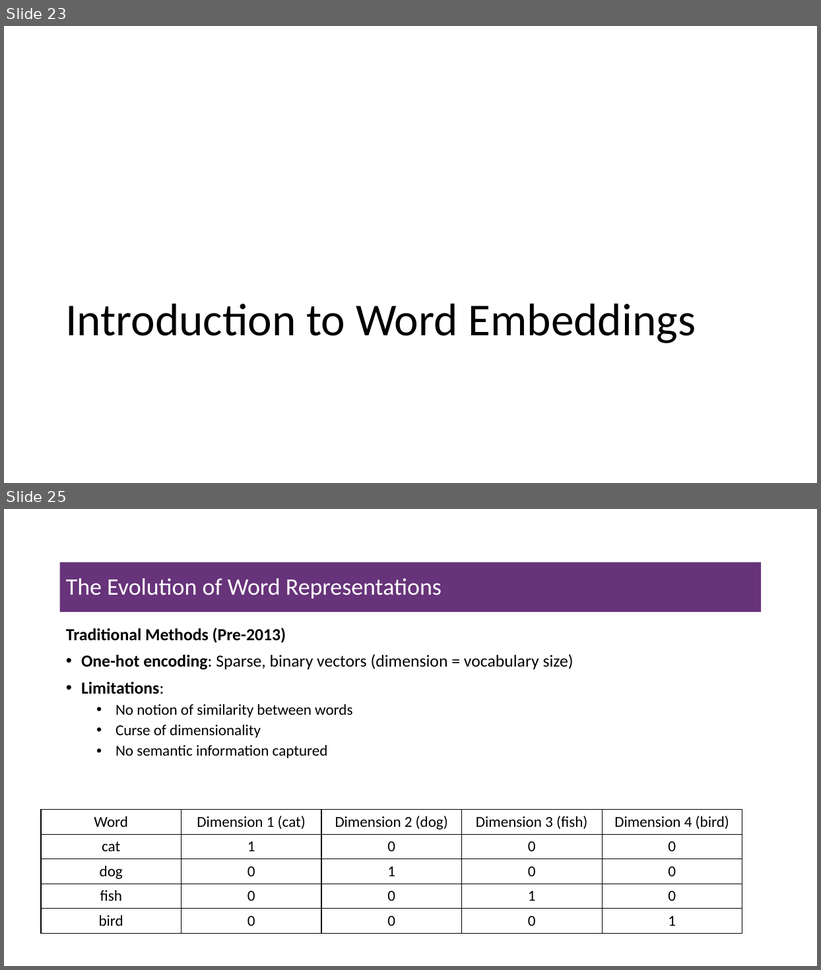
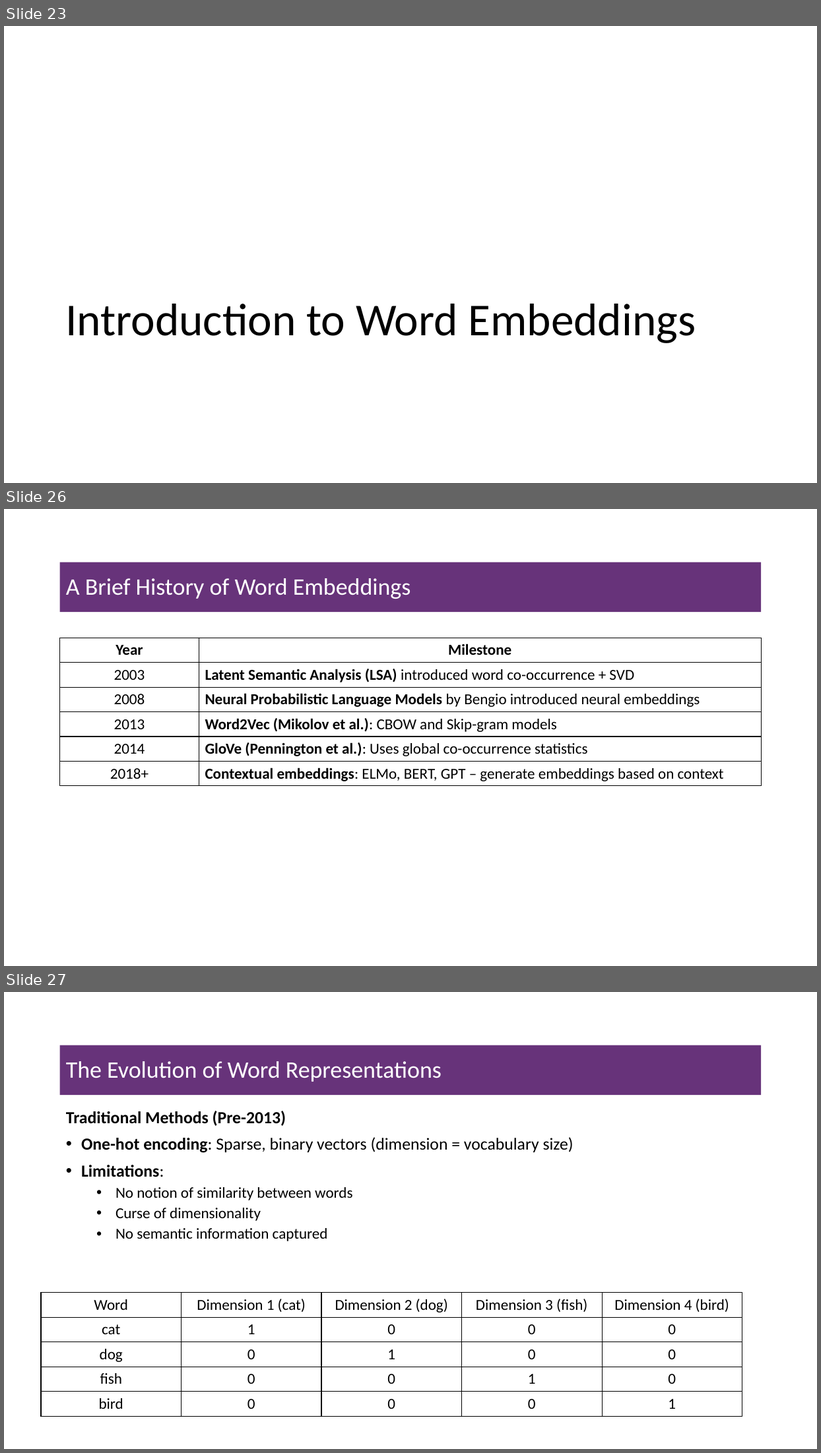
Before and after one commit to msfasha/307307-BI-Methods, a slide deck: 20242-NLP-LLM/lecture notes/Part 2 - Introduction to Large Language Models/Part 2 - Introduction to Large Language Models.pptx. Shown one above the other, each under a label of ours: slides 23 and 25 before the commit, slides 23, 26 and 27 after it; the slides between them are not shown. The pictures are 821x970 and 821x1453 pixels, drawn with LibreOffice and Linux fonts; fonts in the diff are those of the drawing; background and template pictures are left out. Boxes give left, top, right and bottom in pixels: in the first picture for what was removed or moved away, otherwise in the second. Text is boxed around its words. In the diff, an @@ line names an element or a change of style, - is before the commit and + after.

```diff
--- a/20242-NLP-LLM/lecture notes/Part 2 - Introduction to Large Language Models/Part 2 - Introduction to Large Language Models.pptx
+++ b/20242-NLP-LLM/lecture notes/Part 2 - Introduction to Large Language Models/Part 2 - Introduction to Large Language Models.pptx
@@ slide 26 added at [4,509,817,966], background #FFFFFF @@
@@ title added at [60,562,762,612], fill #67337A, 28 pt, text #FFFFFF @@
+A Brief History of Word Embeddings
@@ table added at [60,638,762,784], 6 rows, 2 columns @@
+Year | Milestone
+2003 | Latent Semantic Analysis (LSA) introduced word co-occurrence + SVD
+2008 | Neural Probabilistic Language Models by Bengio introduced neural embeddings
+2013 | Word2Vec (Mikolov et al.): CBOW and Skip-gram models
+2014 | GloVe (Pennington et al.): Uses global co-occurrence statistics
+2018+ | Contextual embeddings: ELMo, BERT, GPT – generate embeddings based on context
@@ what was slide 25 is now slide 27 @@
```
Also in this commit, not shown: 3 slides changed, 1 other slide added, 2 other files.
